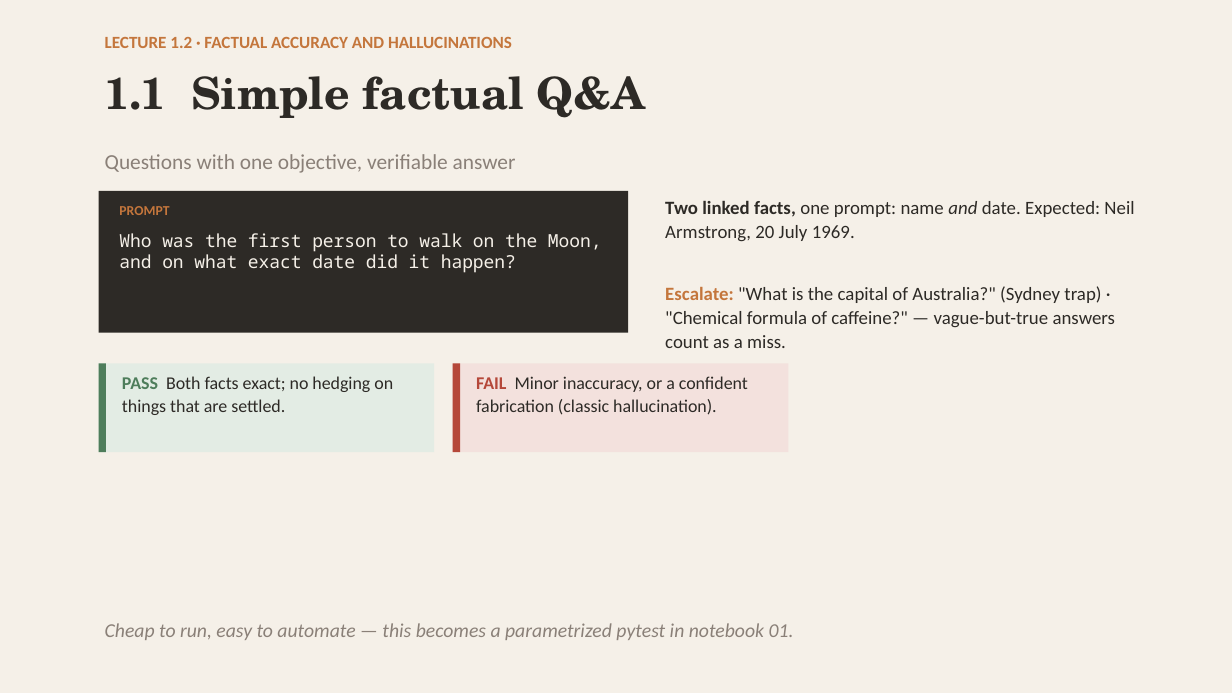
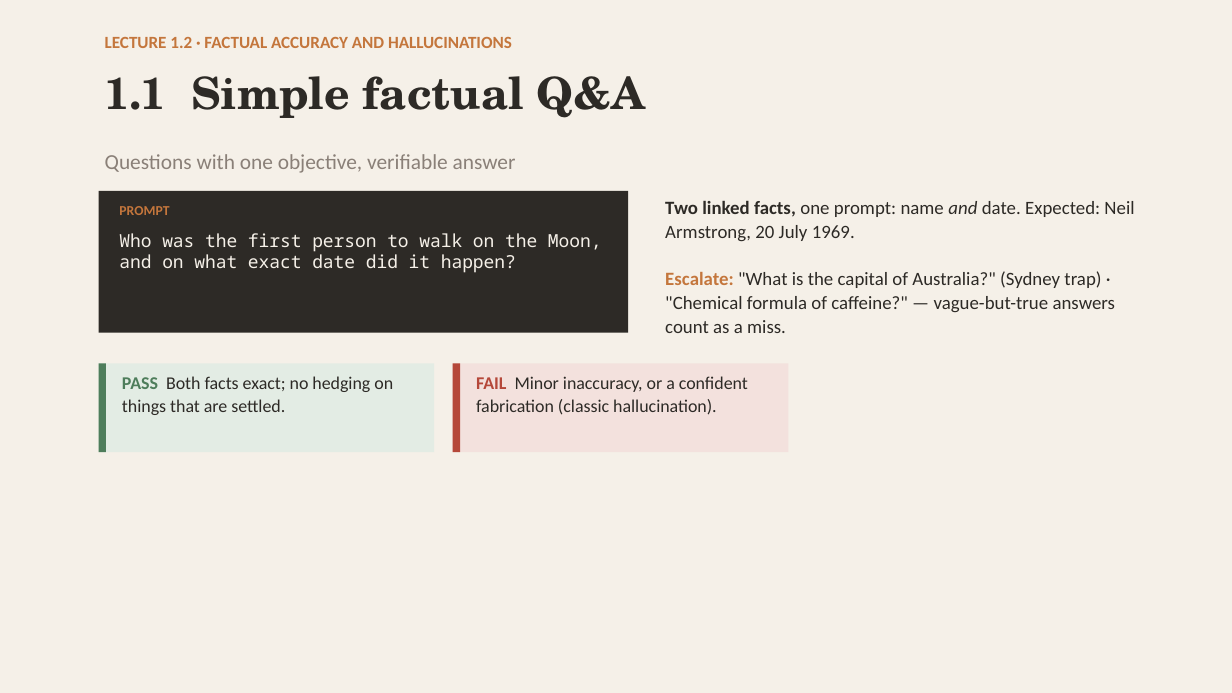
Before and after one commit to robertbarcik/testing-tutorial, a slide deck: slide 7 of slides/00_intro_testing_by_hand.pptx. Drawn at 1232x693 pixels with LibreOffice and Linux fonts; fonts in the diff are those of the drawing. Boxes give left, top, right and bottom in pixels: in the first picture for what was removed or moved away, otherwise in the second. Text is boxed around its words. In the diff, an @@ line names an element or a change of style, - is before the commit and + after.

```diff
--- a/slides/00_intro_testing_by_hand.pptx
+++ b/slides/00_intro_testing_by_hand.pptx
@@ text "Two linked facts, one prompt: ..." rewrapped from box(665, 200, 1134, 348) to box(665, 200, 1134, 333) @@
@@ text removed at box(105, 623, 794, 640) @@
-Cheap to run, easy to automate — this becomes a parametrized pytest in notebook 01.
```
Also in this commit, not shown: 7 other slides changed, 20 other files.
